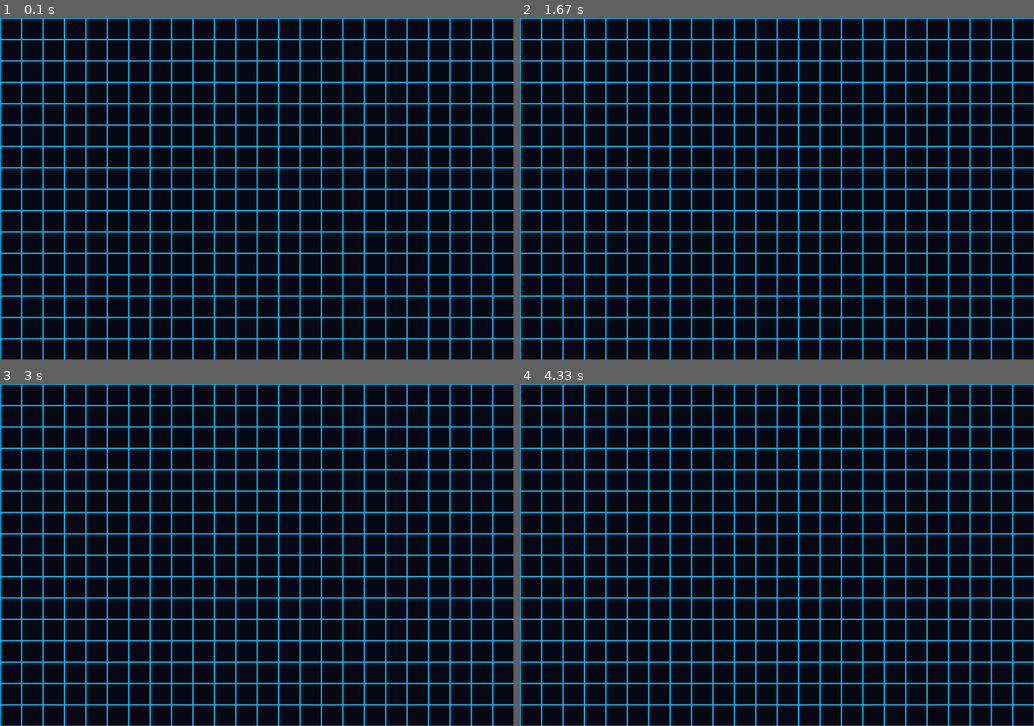
Above: before the commit, frames 1-4 (two rows, left to right).
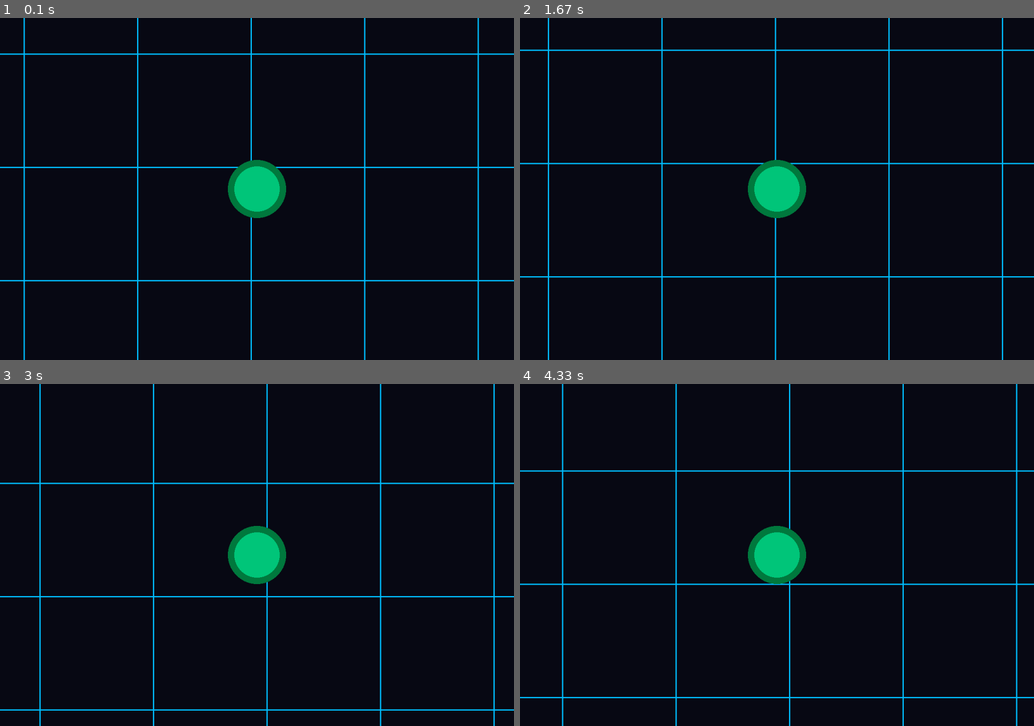
Above: after the commit, the same moments.

Repository: bygaga993/pygame_project
Game: pygame game, started from main.py
Same seed, same stepped clock (60 frames per second), same inputs: the game is played once before the commit and once after it.
Inputs (mouse positions are in pixels of both pictures, inside the frame that each line leads up to):
- Up to frame 1 (0.1 s): no input
- Up to frame 2 (1.67 s): click (782, 209) at 0.38 s; click (828, 264) at 0.72 s; click (967, 308) at 1.05 s; click (653, 120) at 1.38 s
- Up to frame 3 (3 s): click (257, 596) at 1.72 s; click (185, 483) at 2.05 s; click (436, 643) at 2.38 s; click (87, 589) at 2.72 s
- Up to frame 4 (4.33 s): click (627, 486) at 3.05 s; click (653, 616) at 3.38 s; click (962, 633) at 3.72 s; click (622, 681) at 4.05 s

The runs differ from the first frame. In frame 1, 18% of the frame differs, in the area x 0-100%, y 0-100%; in frame 2, 19%; in frame 3, 19%; in frame 4, 19%.

Commit message:
commit camera

Diff:
--- a/main.py
+++ b/main.py
@@ -1,8 +1,10 @@
 import pygame
+import math
+import random as rnd
 
 WIDTH, HEIGHT = 1200, 800  # Размеры игрового окна
-WIDTH_ZONE, HEIGHT_ZONE = 3000, 3000  # Размеры игрового поля
-FPS = 60  # Фиксация количества кадров в секунду
+WIDTH_ZONE, HEIGHT_ZONE = 1200, 800  # Размеры игрового поля
+FPS = 60  # Количествo кадров в секунду
 
 # Инициализирование pygame
 pygame.init()
@@ -16,7 +18,7 @@
     # Класс, который объединяет все объекты и отрисовывает их
 
     def __init__(self):
-        self.paints = []  # Cписок объектов
+        self.paints = []  # Список объектов
 
     def add(self, can_paint):
         # Добавляет объект
@@ -39,9 +41,13 @@
 
     def start(self):
         # Запускает игру
+
+        global camera
         self.is_running = True
         painter = Painter()
         painter.add(grid)
+        painter.add(bacterium)
+
         while self.is_running:
             clock.tick(FPS)
             events = pygame.event.get()
@@ -56,28 +62,118 @@
                     pygame.quit()
                     quit()
 
+            bacterium.move()
+
+            if camera is not None:
+                camera.update(bacterium)
+
             screen.fill((9, 10, 21))
             painter.paint()
 
             pygame.display.flip()
 
 
-class Grid:
+class CanPaint:
+    # Класс объектов которые отрисовываются на экране
+
+    def __init__(self, surface, cam):
+        self.surface = surface
+        self.camera = cam
+
+
+class Camera:
+    # Класс камеры
+
+    def __init__(self):
+        self.x, self.y = 0, 0
+        self.width, self.height = WIDTH, HEIGHT
+        self.zoom = 0.5
+
+    def centre(self, bacterium_or_position):
+        # Центрирует камеру по игроку
+        if isinstance(bacterium_or_position, Player):
+            x, y = bacterium_or_position.x, bacterium_or_position.y
+            self.x = (WIDTH / 2) - (x * self.zoom)
+            self.y = (HEIGHT / 2) - (y * self.zoom)
+        elif bacterium_or_position is tuple:
+            self.x, self.y = bacterium_or_position
+
+    def update(self, target):
+        # Обновляет зум камеры, зависящий от набранной массы игрока
+        self.zoom = 100 / target.mass + 0.3
+        self.centre(bacterium)
+
+
+class Grid(CanPaint):
     # Класс сетки игры
 
-    def __init__(self, surface):
-        self.surface = surface
+    def __init__(self, surface, cam):
+        super().__init__(surface, cam)
         self.color_grid = "#00bfff"
 
     def draw(self):
         # Рисование сетки на экране
+        zoom = self.camera.zoom
+        x, y = self.camera.x, self.camera.y
         for i in range(0, WIDTH_ZONE + 1, 50):
-            pygame.draw.line(self.surface, self.color_grid, (0, i), (WIDTH_ZONE, i), 3)
-            pygame.draw.line(self.surface, self.color_grid, (i, 0), (i, WIDTH_ZONE), 3)
+            pygame.draw.line(self.surface, self.color_grid, (x, y + i * zoom), (WIDTH_ZONE * zoom + x, i * zoom + y), 3)
+            pygame.draw.line(self.surface, self.color_grid, (x + i * zoom, y), (i * zoom + x, WIDTH_ZONE * zoom + y), 3)
+
+
+class Player(CanPaint):
+    # Класс игрока
+
+    FONT_COLOR = "#deeece"  # Цвет имени и массы игрового персонажа
+
+    def __init__(self, surface, cam):
+        super().__init__(surface, cam)
+        self.x, self.y = rnd.randint(300, WIDTH_ZONE - 300), rnd.randint(300, WIDTH_ZONE - 300)
+        self.mass, self.speed = 20, 4
+        self.outline_size = 3 + self.mass / 2
+        self.color = "#00c77b"
+        self.outline_color = "#007a3f"
+        self.poison = False
+
+    def move(self):
+        # Движение игрока
+        self.outline_size = 3 + self.mass / 2
+        go_x, go_y = pygame.mouse.get_pos()
+        rotation = math.atan2(go_y - float(HEIGHT) / 2, go_x - float(WIDTH) / 2)
+        rotation *= 180 / math.pi
+        normalized = (90 - abs(rotation)) / 90
+        vx = self.speed * normalized
+        if rotation < 0:
+            vy = -self.speed + abs(vx)
+        else:
+            vy = self.speed - abs(vx)
+
+        if self.x + vx - self.outline_size < 0:
+            self.x = self.outline_size
+        elif self.x + vx + self.outline_size > WIDTH_ZONE:
+            self.x = WIDTH_ZONE - self.outline_size
+        else:
+            self.x += vx
+
+        if self.y + vy - self.outline_size < 0:
+            self.y = self.outline_size
+        elif self.y + vy + self.outline_size > HEIGHT_ZONE:
+            self.y = HEIGHT_ZONE - self.outline_size
+        else:
+            self.y += vy
+
+    def draw(self):
+        # Рисует игрока
+        zoom = self.camera.zoom
+        x, y = self.camera.x, self.camera.y
+        center = (int(self.x * zoom + x), int(self.y * zoom + y))
+
+        pygame.draw.circle(self.surface, self.outline_color, center, int((self.mass / 2 + 3) * zoom))
+        pygame.draw.circle(self.surface, self.color, center, int(self.mass / 2 * zoom))
 
 
 if __name__ == '__main__':
-    grid = Grid(screen)
-
+    camera = Camera()
+    grid = Grid(screen, camera)
+    bacterium = Player(screen, camera)
     game = Game()
     game.start()
